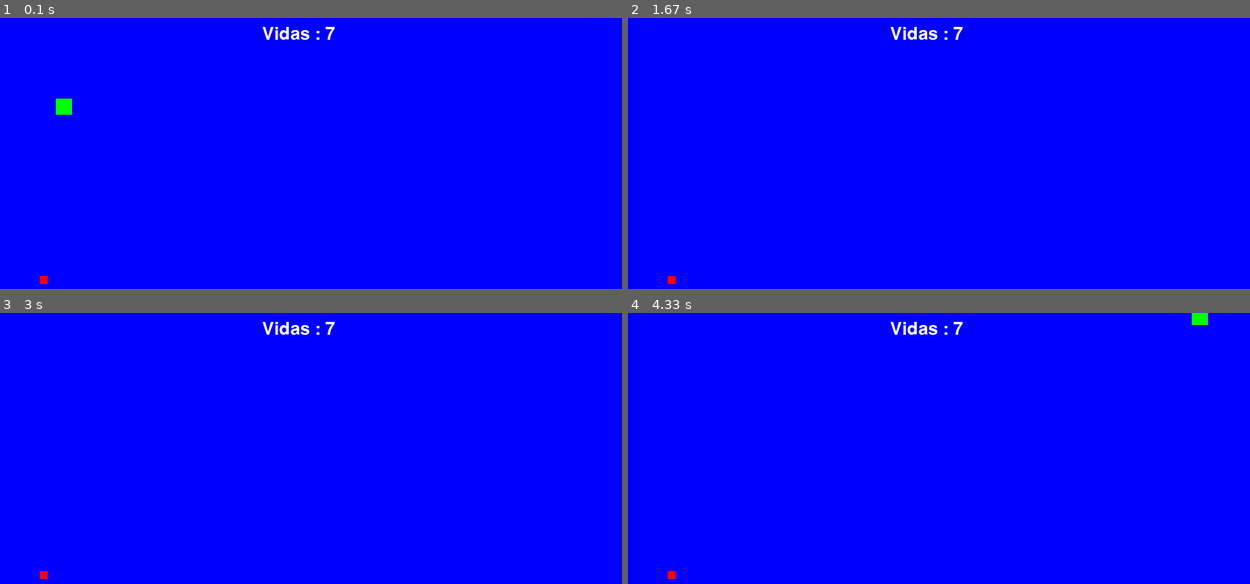
Above: before the commit, frames 1-4 (two rows, left to right).
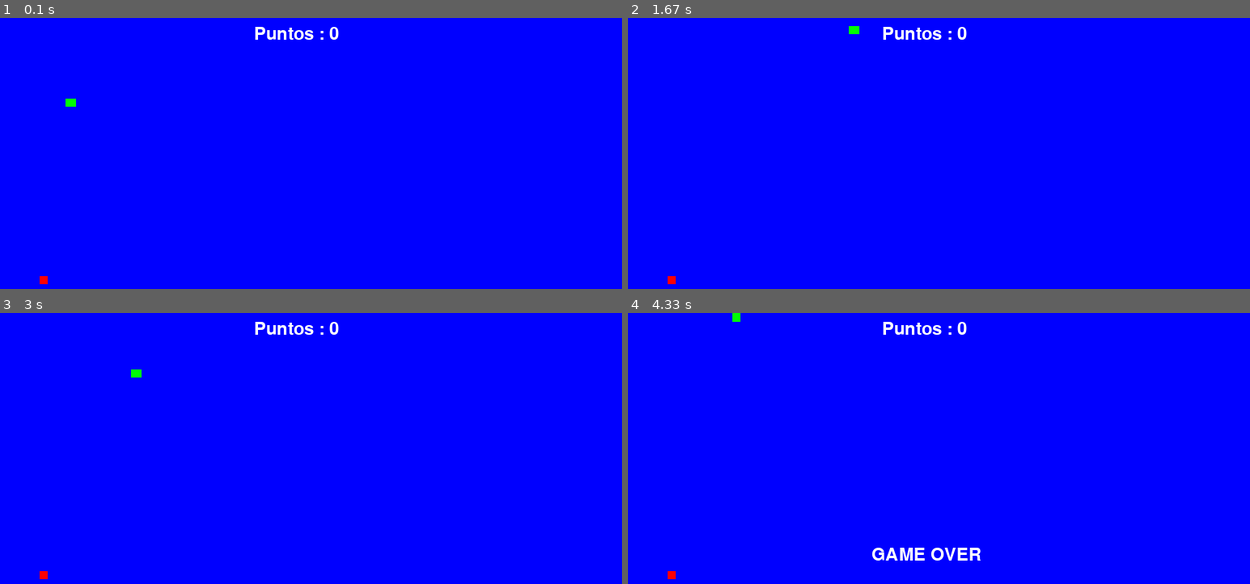
Above: after the commit, the same moments.

Repository: Mikel331/Pygame
Game: pygame game, started from Snake/main.py
The game is run twice, just before and just after one commit, with the same random seed, the same clock (stepped at 60 frames per second) and the same inputs.
Inputs:
- Up to frame 1 (0.1 s): no input
- Up to frame 2 (1.67 s): hold Up 0.83-1.3 s; hold Right from 1.33 s (still down)
- Up to frame 3 (3 s): release Right at 1.8 s; hold Left 1.83-2.37 s; hold Down 2.4-2.7 s; hold Left from 2.73 s (still down)
- Up to frame 4 (4.33 s): release Left at 3.13 s; hold Up 3.17-3.53 s; hold Right 3.57-4.2 s; hold Down from 4.23 s (still down)

The runs differ from the first frame. In frame 1, 0.5% of the frame differs, in the area x 8-55%, y 3-36%; in frame 2, 0.4%; in frame 3, 0.4%; in frame 4, 1.0%, in the area x 16-94%, y 0-92%.

Commit message:
Commit puntos del pong

Diff:
--- a/Pong.py
+++ b/Pong.py
@@ -1,5 +1,6 @@
 import pygame
 import time
+import random
 from pygame.locals import*
 
 pygame.init()
@@ -19,6 +20,9 @@
 ALTO_PALA = 120
 velocidad = 6
 radio_pelota = 10
+puntos_j1 = 0
+puntos_j2 = 0
+
 
 
 pala1 = pygame.Rect(jugador1.x,jugador1.y, ANCHO_PALA,ALTO_PALA)
@@ -26,31 +30,19 @@
 rect_pelota = pygame.Rect((pelota.x - radio_pelota),(pelota.y - radio_pelota),radio_pelota * 2,radio_pelota * 2)
 
 
-#CREACION DEL MARCADOR
-suavizado = True
-color =(255,255,255)
-superficie_texto1 = font.render("Puntos Jugador1: 0", suavizado , color)
-superficie_texto2 = font.render("Puntos Jugador2: 0",suavizado, color)
-
-# Obtener el rectángulo del texto
-texto_rect1 = superficie_texto1.get_rect()
-texto_rect2 = superficie_texto2.get_rect()
-
-texto_rect1.centerx = 800 // 4
-texto_rect2.centerx = 800 * 3 // 4
-
-# Posición vertical
-texto_rect1.y = 20
-texto_rect2.y = 20
-
 
 #REINICIO
 def Reinicio():
-    global pelota, vel_pelota
-    if pelota.x - radio_pelota <= 0 or pelota.x + radio_pelota >= 800:
-
+    global pelota, vel_pelota, puntos_j1, puntos_j2
+    if pelota.x - radio_pelota <= 0:
+        puntos_j2 += 1
         pelota.x = 400
         pelota.y = 300
+    elif pelota.x + radio_pelota >= 800:
+        puntos_j1 += 1
+        pelota.x = 400
+        pelota.y = 300
+
 
 
 #BUCLE DE FUNCIONAMIENTO
@@ -59,6 +51,22 @@
         if event.type == pygame.QUIT:
             running = False
 
+    #CREACION DEL MARCADOR
+    suavizado = True
+    color =(255,255,255)
+    superficie_texto1 = font.render(f"Jugador1: {puntos_j1}", suavizado , color)
+    superficie_texto2 = font.render(f"Jugador2: {puntos_j2}",suavizado, color)
+
+    # Obtener el rectángulo del texto
+    texto_rect1 = superficie_texto1.get_rect()
+    texto_rect2 = superficie_texto2.get_rect()
+
+    texto_rect1.centerx = 800 // 4
+    texto_rect2.centerx = 800 * 3 // 4
+
+    # Posición vertical
+    texto_rect1.y = 20
+    texto_rect2.y = 20
 
     screen.fill("black")
     screen.blit(superficie_texto1,texto_rect1)
@@ -74,9 +82,13 @@
     if pelota.x + radio_pelota == 800 or pelota.x - radio_pelota == 0:
         vel_pelota.x *= -1
 
+
+
         #REBOTE VERTICAL
     if pelota.y + radio_pelota >= 600 or pelota.y - radio_pelota <= 0:
         vel_pelota.y *= -1
+
+
 
     pelota += vel_pelota
 
--- a/Snake/Manzana.py
+++ b/Snake/Manzana.py
@@ -3,7 +3,6 @@
 
 #CLASE DE MANZANA
 class Manzana:
-
 
     #VARIABLES DE MANZANA
     def __init__(self,tamaño ,ancho_ventana,alto_ventana):
--- a/Snake/Serpiente.py
+++ b/Snake/Serpiente.py
@@ -1,18 +1,20 @@
 import pygame
-
+import time
 
 #CLASE SERPIENTE
 class Serpiente:
-
 
    #VARIABLES DE LA CLASE SERPIENTE
     def __init__ (self,tamaño):
        self.tamaño = tamaño
        self.color = ("green")
-       self.cuerpo = [pygame.Rect(100, 100,tamaño,tamaño), pygame.Rect(100, 100,tamaño,tamaño)]
+       self.cuerpo = [pygame.Rect(100, 100,tamaño,tamaño),
+                      pygame.Rect(100,100,tamaño,tamaño)]
        self.direccion = pygame.Vector2(tamaño,0)
        self.crecer = False
        self.velocidad = 3
+       self.viva = True
+       self.puntos = 0
 
 
      #DIBUJO Y MOVIMIENTO POR SI SOLO
@@ -21,7 +23,8 @@
             serpiente =  pygame.Rect(segmento.x,segmento.y,self.tamaño,self.tamaño)
             pygame.draw.rect(pantalla,self.color,serpiente)
 
-
+    def corregir_velocidad(self):
+        self.direccion = pygame.Vector2(self.velocidad,0)
 
     #MOVIMIENTO DE LA SERPIENTE DE ARRIBA, ABAJO , IZQUIERDA ,DERECHA
     def Movimiento_Serpiente(self):
@@ -39,13 +42,11 @@
         elif teclas[pygame.K_RIGHT] and self.cuerpo[0].x < 800:
            self.direccion = pygame.Vector2(self.velocidad,0)
 
+        for i in range (len(self.cuerpo)-1,0,-1):
+            self.cuerpo[i] = self.cuerpo[i-1].copy()
 
         self.cuerpo[0].x += self.direccion.x
         self.cuerpo[0].y += self.direccion.y
-
-
-        for i in range (len(self.cuerpo)-1,0,-1):
-            self.cuerpo[i] = self.cuerpo[i-1].copy()
 
         if self.crecer:
             for i in range(3):
@@ -53,13 +54,36 @@
                 self.crecer = False
 
 
+    #METODO COLISION CON LAS PAREDES
+    def Colision_Pared(self):
+        cabeza = self.cuerpo[0]
 
-    # def Colision_Pared(self):
-    #     cabeza = self.cuerpo[0]
-    #     if cabeza.x < 0 or cabeza.x + cabeza.width > 800:
-    #       self.direccion.x = 0
-    #       self.direccion.y = 0
+        if cabeza.x + cabeza.width >=800 or cabeza.x <= 0:
+            self.viva = False
 
-    #     if cabeza.y < 0 or cabeza.y + cabeza.height >600:
-    #       self.direccion.y = 0
-    #       self.direccion.x = 0
+        if cabeza.y + cabeza.height >= 600 or cabeza.y <= 0:
+            self.viva =False
+
+
+
+    def Reinicio(self):
+        cabeza = self.cuerpo[0]
+
+        if cabeza.x + cabeza.width >=800 or cabeza.x <= 0:
+
+            self.viva = True
+            cabeza.x = 400
+            cabeza.y = 300
+            self.puntos = 0
+            self.cuerpo = [pygame.Rect(100, 100,self.tamaño,self.tamaño),
+                           pygame.Rect(100 , 100,self.tamaño,self.tamaño)]
+
+
+        if cabeza.y + cabeza.height >= 600 or cabeza.y <= 0:
+
+            self.viva = True
+            cabeza.x = 400
+            cabeza.y = 300
+            self.puntos = 0
+            self.cuerpo = [pygame.Rect(100, 100,self.tamaño,self.tamaño),
+                           pygame.Rect(100 ,100,self.tamaño,self.tamaño)]
--- a/Snake/main.py
+++ b/Snake/main.py
@@ -2,13 +2,14 @@
 import pygame
 from Manzana import Manzana
 from Serpiente import Serpiente
+import random
 
 #CREACION DE LA VENTANA Y DE LOS OBJETOS QUE QUIERO UTILIZAR
 pygame.init()
 ventana = pygame.display.set_mode((800,600))
 pygame.display.set_caption("SNAKE")
 running = True
-serpiente = Serpiente(tamaño=20)
+serpiente = Serpiente(tamaño=10)
 manzana = Manzana(tamaño=10, ancho_ventana=700, alto_ventana=500)
 clock = pygame.time.Clock()
 tiempo = 0
@@ -16,7 +17,6 @@
 font = pygame.font.Font(None,32)
 
 #METODO COMER MANZANA
-
 def Comer_Manzana(serpiente, manzana):
     cabeza_serpiente = serpiente.cuerpo[0]
 
@@ -31,37 +31,66 @@
             serpiente.crecer = True
             manzana.moverRandom()
 
-def Marcador_Vidas():
+            puntos_ganados = random.randint(1,5)
+            serpiente.puntos += puntos_ganados
+
+ #METODO DEL MARCADOR DE PUNTOS
+def Marcador_Puntos():
     suavizado = True
     color = ("white")
-    texto_vidas = font.render("Vidas : 7", suavizado, color)
+
+    texto_vidas = font.render(f"Puntos : {serpiente.puntos} ", suavizado, color)
 
     texto = texto_vidas.get_rect()
     texto.centerx = 800 // 2
-    texto.centery= 20
+    texto.centery = 20
 
     ventana.blit(texto_vidas, texto)
 
+#METODO DE CUANDO TOCA PARED SACA EL TEXTO GAME OVER
+def Perdido():
+    suave = True
+    color = ("white")
+    texto_perdido = font.render("GAME OVER" , suave,color)
+
+    frase = texto_perdido.get_rect()
+    frase.centerx = ventana.get_width() // 2
+    frase.centery = ventana.get_height() // 2
+
+    ventana.blit(texto_perdido,frase)
+
 
 #BUCLE DE INICIO Y LLAMADAS DE METODOS DE LAS DIFERENTES CLASES
+
+serpiente.corregir_velocidad()
+
 while running:
 
     for event in pygame.event.get():
         if event.type == pygame.QUIT:
             running = False
 
-    if tiempo >= velocidad_movimiento:
+
+    if serpiente.viva:
         serpiente.Movimiento_Serpiente()
-        tiempo=0.2
+        serpiente.Colision_Pared()
 
+
+    else:
+        Perdido()
+        pygame.display.update()
+        pygame.time.delay(1000)
+        manzana.moverRandom()
+        serpiente.Reinicio()
+        continue
+
+
+    tiempo = 0.2
     ventana.fill("blue")
     serpiente.Dibujo(ventana)
     manzana.Manzana_Dibujo(ventana)
     Comer_Manzana(serpiente,manzana)
-    Marcador_Vidas()
-    # serpiente.Colision_Pared()
-
-
+    Marcador_Puntos()
 
 
     dt = clock.tick(60)/1000
